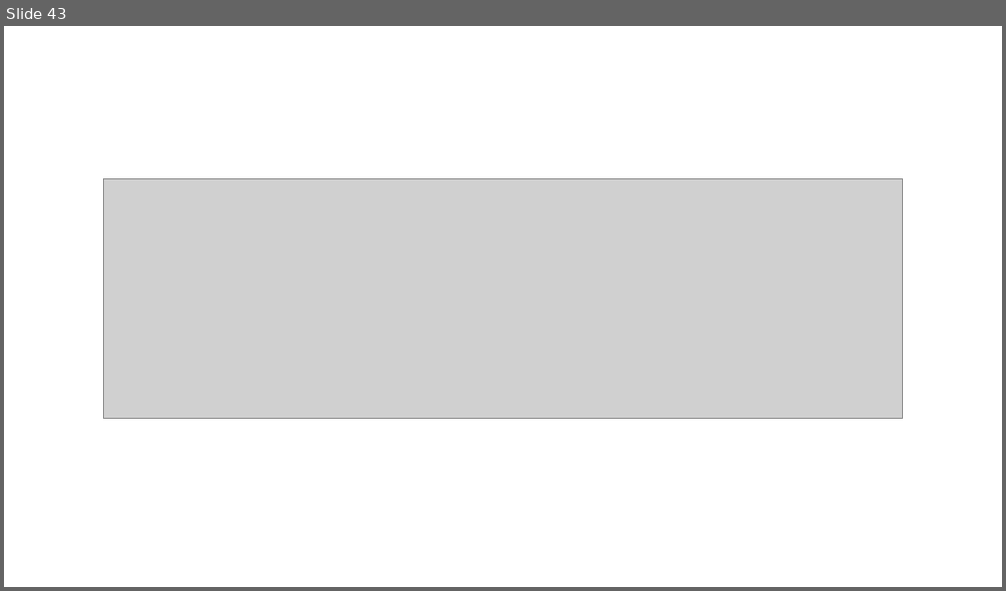
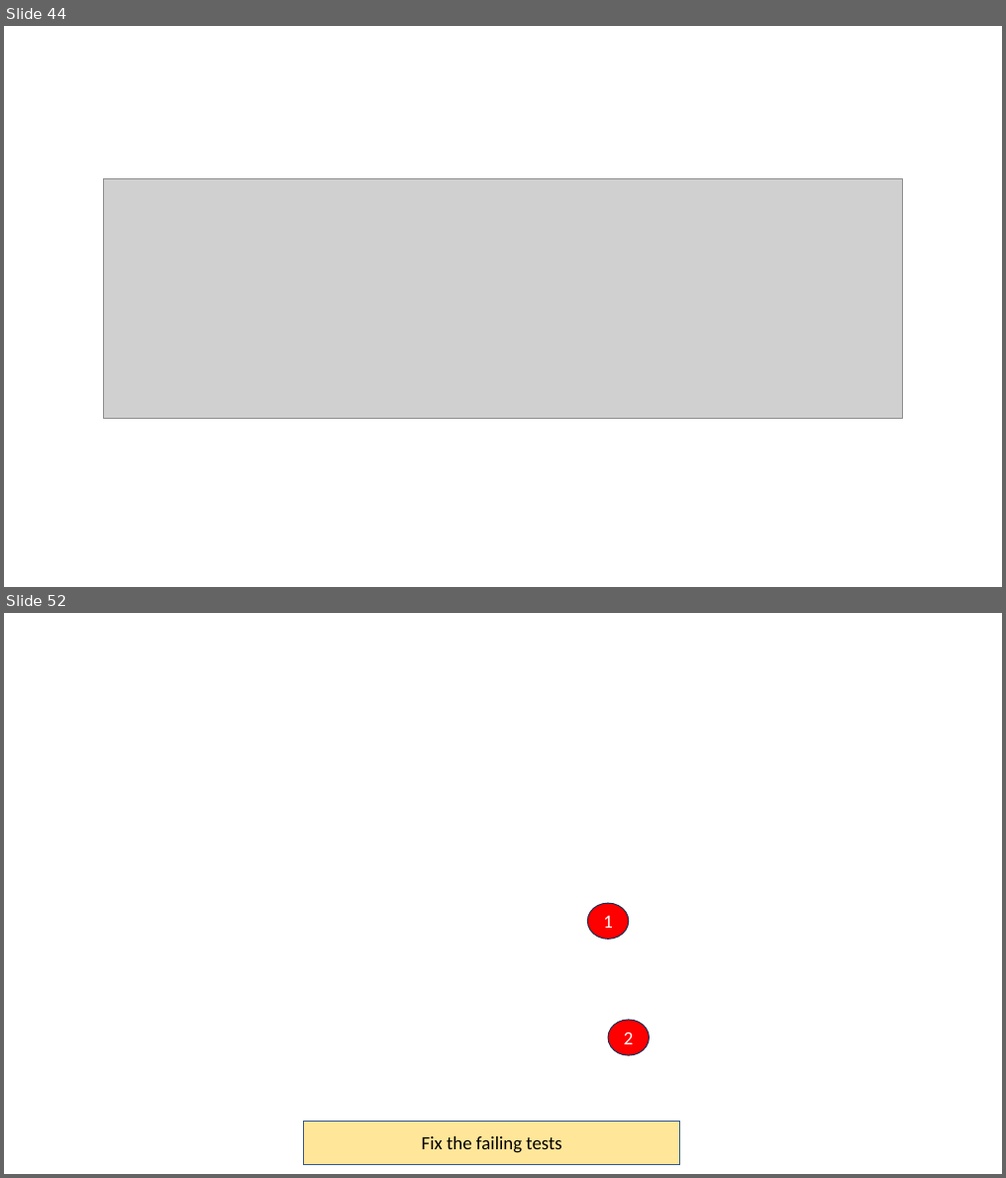
Before and after one commit to JohnRowleyDorsetCollege2025/oop-2025-a-camera-rental-20251111, a slide deck: CameraKit Walkthrough.pptx. Shown one above the other, each under a label of ours: slide 43 before the commit, slides 44 and 52 after it; the slides between them are not shown. The pictures are 1006x591 and 1006x1178 pixels, drawn with LibreOffice and Linux fonts; fonts in the diff are those of the drawing; grey boxes stand for pictures; background and template pictures are left out. Boxes give left, top, right and bottom in pixels: in the first picture for what was removed or moved away, otherwise in the second. Text is boxed around its words. In the diff, an @@ line names an element or a change of style, - is before the commit and + after.

Commit message:
Added in final tests and powerpoint

```diff
--- a/CameraKit Walkthrough.pptx
+++ b/CameraKit Walkthrough.pptx
@@ slide 52 added at [4, 613, 1002, 1174], background picture (left out) @@
@@ ellipse added at [588, 903, 629, 940], fill #FF0000, outline #1E3256 1 pt, 18 pt, text #FFFFFF @@
+1
@@ ellipse added at [608, 1020, 649, 1057], fill #FF0000, outline #1E3256 1 pt, 18 pt, text #FFFFFF @@
+2
@@ rectangle added at [304, 1121, 681, 1164], fill #FFE699, outline #325491 1 pt, 18 pt, text #000000 @@
+Fix the failing tests
@@ what was slide 43 is now slide 44 @@
```
Also in this commit, not shown: 7 other slides added, 7 slides removed, 5 other files.
